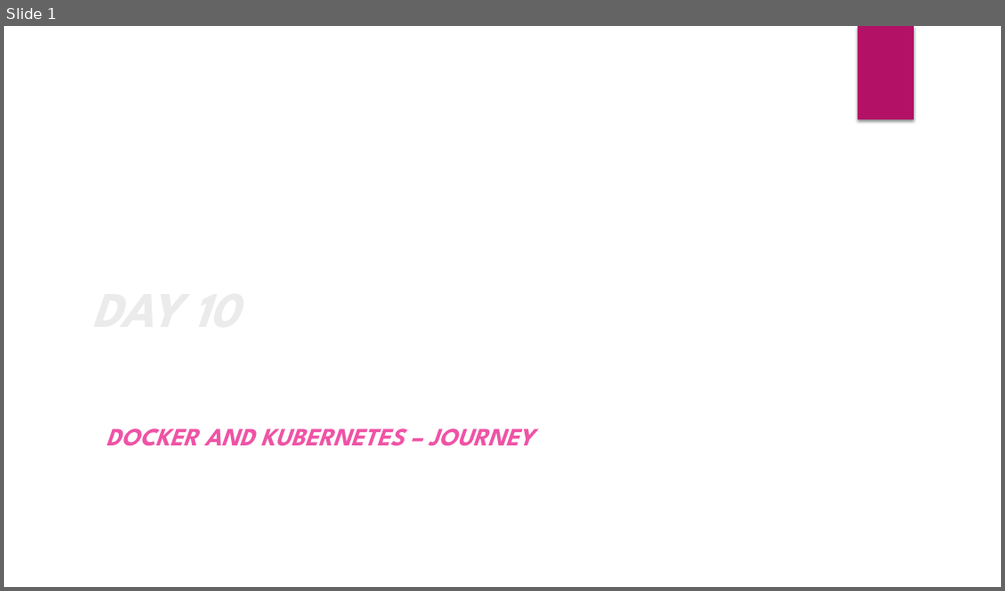
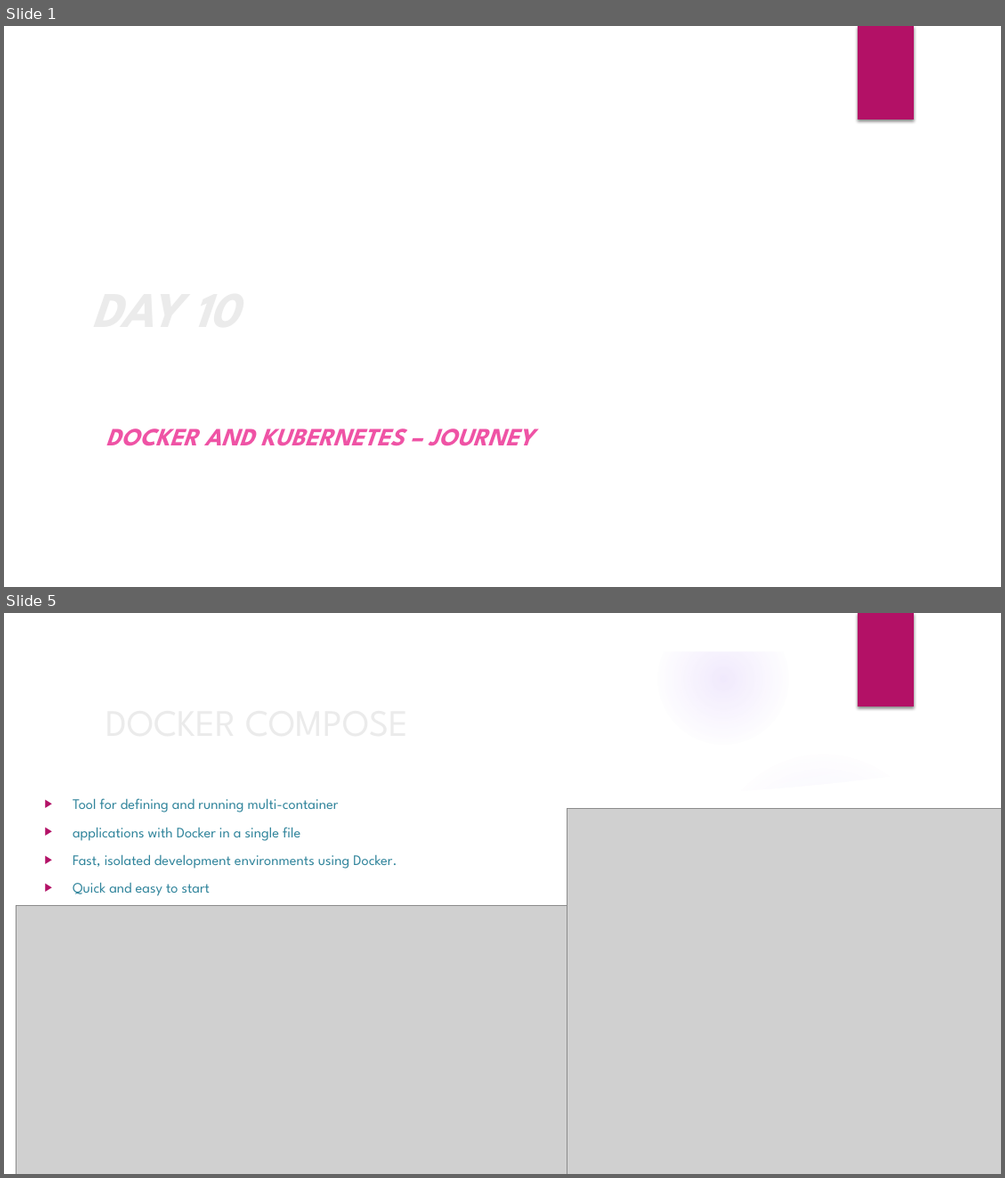
Before and after one commit to deepkumartraining/docker-k8s-April23, a slide deck: Day10/DockerAndKubernetes_Training-Day10.pptx. Shown one above the other, each under a label of ours: slide 1 before the commit, slides 1 and 5 after it; the slides between them are not shown. The pictures are 1005x591 and 1005x1178 pixels, drawn with LibreOffice and Linux fonts; fonts in the diff are those of the drawing; grey boxes stand for pictures; background and template pictures are left out. Boxes give left, top, right and bottom in pixels: in the first picture for what was removed or moved away, otherwise in the second. Text is boxed around its words. In the diff, an @@ line names an element or a change of style, - is before the commit and + after.

```diff
--- a/Day10/DockerAndKubernetes_Training-Day10.pptx
+++ b/Day10/DockerAndKubernetes_Training-Day10.pptx
@@ slide 5 added at (x1=4, y1=613, x2=1001, y2=1174), background picture (left out); not listed: 1 template element that a slide beside it also shows @@
@@ group added at (x1=4, y1=613, x2=1001, y2=1174): 5 ellipses, 3 freeform shapes @@
@@ text added at (x1=73, y1=798, x2=396, y2=896), 14 pt, text #31859C @@
+▶ Tool for defining and running multi-container
+▶ applications with Docker in a single file
+▶ Fast, isolated development environments using Docker.
+▶ Quick and easy to start
@@ picture added at (x1=567, y1=809, x2=1001, y2=1174) @@
@@ title added at (x1=177, y1=827, x2=216, y2=837), 36 pt, text #EBEBEB @@
+DOCKER COMPOSE
@@ picture added at (x1=16, y1=906, x2=579, y2=1174) @@
```
Also in this commit, not shown: 2 slides changed, 2 other slides added, 1 slide removed, 4 other files.
